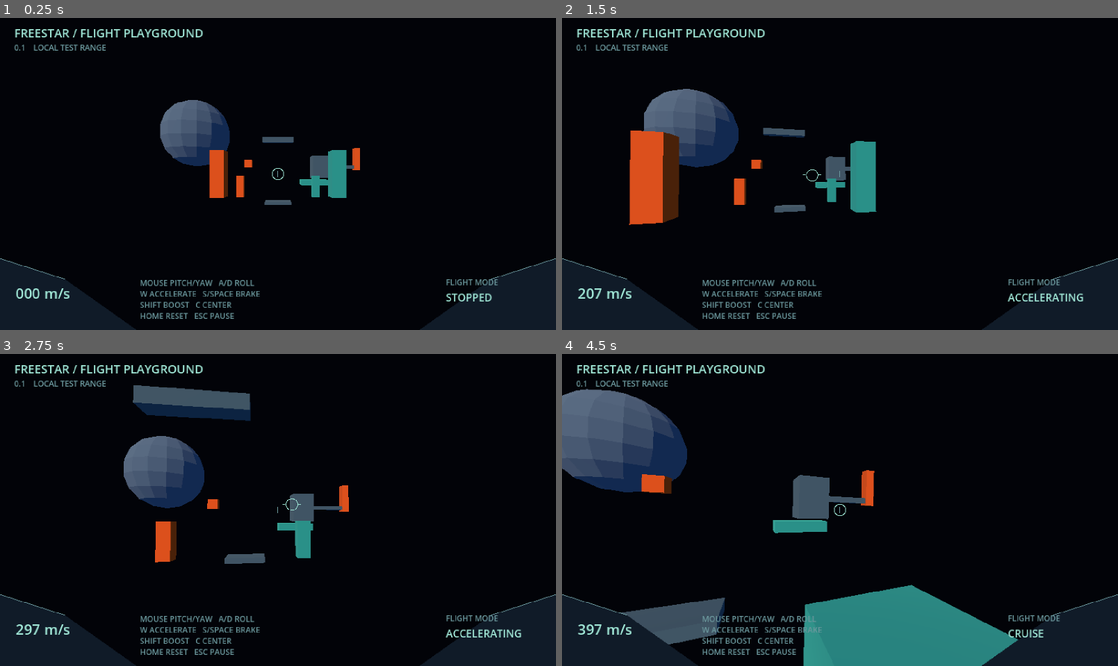
Above: before the commit, frames 1-4 (two rows, left to right).
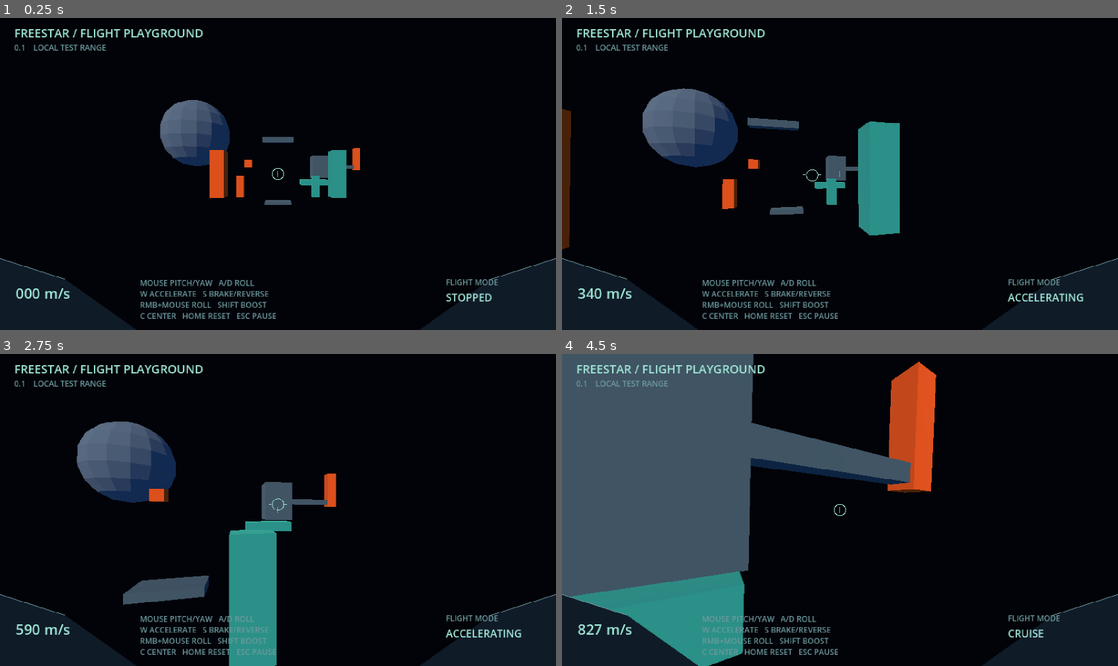
Above: after the commit, the same moments.

Repository: thokem74/FreeStar
Game: Godot game, scene res://scenes/test/FlightPlayground.tscn
Two runs of this game, one before a commit and one after it. Both use one fixed random seed, a clock stepped at 60 frames per second and the inputs below.
Inputs (mouse positions are in pixels of both pictures, inside the frame that each line leads up to):
- Up to frame 1 (0.25 s): no input
- Up to frame 2 (1.5 s): tap Enter at 0.5 s; move the mouse to (867, 174) at 0.52 s; hold Shift (boost) 0.53-1.28 s; hold W (accelerate) from 0.53 s (still down); tap Space at 0.77, 1.07 s; click (867, 174) at 0.8 s; move the mouse to (812, 174) at 1.27 s; click (812, 174) at 1.35 s
- Up to frame 3 (2.75 s): keep holding W (accelerate); tap Space at 1.52, 1.82, 2.3 s; right-click (250, 510) at 1.55 s; move the mouse to (289, 503) at 2.02 s; hold Right mouse button (mouse_roll, bound only after the commit) from 2.03 s (still down)
- Up to frame 4 (4.5 s): move the mouse to (834, 516) at 2.77 s; release Right mouse button (mouse_roll, bound only after the commit) at 2.78 s; tap Space at 2.85, 3.02, 3.32, 3.77, 4.07 s; tap Shift (boost) at 3.05 s; move the mouse to (878, 513) at 3.52 s; hold Shift (boost) 3.53-4.28 s; click (878, 513) at 3.8 s; tap Escape (pause_flight) at 4.15 s; move the mouse to (673, 463) at 4.27 s; release W (accelerate) at 4.28 s; hold A (roll_left) from 4.28 s (still down); tap C (center_steering) at 4.35 s; click (673, 463) at 4.42 s

The runs differ from the first frame. In frame 1, 0.7% of the frame differs, in the area x 25-50%, y 87-97%; in frame 2, 7.4%; in frame 3, 14%; in frame 4, 42%, in the area x 0-83%, y 0-100%.

Commit message:
s key reworked

Diff:
--- a/project.godot
+++ b/project.godot
@@ -36,9 +36,9 @@
 "deadzone": 0.2,
 "events": [Object(InputEventKey,"physical_keycode":87)]
 }
-brake={
+brake_reverse={
 "deadzone": 0.2,
-"events": [Object(InputEventKey,"physical_keycode":83), Object(InputEventKey,"physical_keycode":32)]
+"events": [Object(InputEventKey,"physical_keycode":83)]
 }
 boost={
 "deadzone": 0.2,
@@ -68,3 +68,7 @@
 "deadzone": 0.2,
 "events": [Object(InputEventMouseButton,"button_index":1)]
 }
+mouse_roll={
+"deadzone": 0.2,
+"events": [Object(InputEventMouseButton,"button_index":2)]
+}
--- a/scripts/flight/player_ship.gd
+++ b/scripts/flight/player_ship.gd
@@ -6,6 +6,8 @@
 @export var max_speed: float = 600.0
 @export var cruise_speed: float = 150.0
 @export var boost_speed: float = 1200.0
+@export var reverse_speed: float = 150.0
+@export var reverse_acceleration: float = 200.0
 @export var acceleration: float = 200.0
 @export var boost_acceleration: float = 400.0
 @export var deceleration: float = 300.0
@@ -19,13 +21,16 @@
 @export var turn_rate_degrees: float = 90.0
 @export var steering_response: float = 10.0
 
-enum FlightMode { STOPPED, CRUISE, ACCELERATING, BRAKING, BOOST }
+enum FlightMode { STOPPED, CRUISE, ACCELERATING, BRAKING, BOOST, REVERSING }
 
 var flight_mode: FlightMode = FlightMode.STOPPED
 var _cruise_active: bool = false
+var _stopping: bool = false
+var mouse_roll_active: bool = false
 var steering_offset: Vector2 = Vector2.ZERO
 var flight_paused: bool = false
 var current_speed: float = 0.0
+# Signed longitudinal speed: positive forward, negative reverse.
 var _forward_speed: float = 0.0
 # Local pitch, yaw and roll rates, in radians per second.
 var _angular_rate: Vector3 = Vector3.ZERO
@@ -45,6 +50,10 @@
 		if event.is_action_pressed("resume_flight"):
 			resume_flight()
 		return
+	_sync_mouse_roll()
+	if event.is_action_pressed("brake_reverse"):
+		_cruise_active = false
+		_stopping = true
 	if event.is_action_pressed("reset_flight"):
 		reset_flight()
 	if event.is_action_pressed("center_steering"):
@@ -60,11 +69,14 @@
 	steering_offset = Vector2.ZERO
 	_angular_rate = Vector3.ZERO
 	flight_paused = false
+	_sync_mouse_roll()
 	Input.mouse_mode = Input.MOUSE_MODE_CAPTURED
 
 func reset_flight() -> void:
 	global_transform = _spawn_transform
 	_cruise_active = false
+	_stopping = false
+	mouse_roll_active = Input.is_action_pressed("mouse_roll")
 	flight_mode = FlightMode.STOPPED
 	_forward_speed = 0.0
 	current_speed = 0.0
@@ -75,6 +87,7 @@
 func _physics_process(delta: float) -> void:
 	if flight_paused:
 		return
+	_sync_mouse_roll()
 	_update_rotation(delta)
 	_update_speed(delta)
 	# Local -Z is forward. Rebuilding velocity each tick removes lasting sideways
@@ -91,41 +104,58 @@
 			var normal: Vector3 = get_slide_collision(index).get_normal()
 			if unblocked_velocity.dot(normal) < 0.0:
 				unblocked_velocity = unblocked_velocity.slide(normal)
-		_forward_speed = clampf(unblocked_velocity.dot(-global_basis.z), 0.0, boost_speed)
+		_forward_speed = clampf(unblocked_velocity.dot(-global_basis.z), -reverse_speed, boost_speed)
 		if flight_mode == FlightMode.BRAKING and is_zero_approx(_forward_speed):
 			_cruise_active = false
 			flight_mode = FlightMode.STOPPED
 
 func _update_speed(delta: float) -> void:
-	var braking: bool = Input.is_action_pressed("brake")
+	var reversing: bool = Input.is_action_pressed("brake_reverse")
 	var boosting: bool = Input.is_action_pressed("boost")
 	var accelerating: bool = Input.is_action_pressed("accelerate")
 	var requested_speed: float = 0.0
 	var speeding_up: float = acceleration
-	# Braking overrides both acceleration inputs. Reaching zero latches a stop;
-	# releasing the brake early leaves cruise active. Only W/Shift reactivates it.
-	if braking:
+	if reversing:
+		_cruise_active = false
+		_stopping = true
+		requested_speed = -reverse_speed
+		speeding_up = reverse_acceleration
+		flight_mode = FlightMode.REVERSING
+	elif boosting or accelerating:
+		_stopping = false
+		_cruise_active = true
+		requested_speed = boost_speed if boosting else max_speed
+		speeding_up = boost_acceleration if boosting else acceleration
+		flight_mode = FlightMode.BOOST if boosting else FlightMode.ACCELERATING
+	elif _stopping:
 		flight_mode = FlightMode.BRAKING
-	elif boosting:
-		_cruise_active = true
-		requested_speed = boost_speed
-		speeding_up = boost_acceleration
-		flight_mode = FlightMode.BOOST
-	elif accelerating:
-		_cruise_active = true
-		requested_speed = max_speed
-		flight_mode = FlightMode.ACCELERATING
 	elif _cruise_active:
 		requested_speed = cruise_speed
 		flight_mode = FlightMode.CRUISE
 	else:
 		flight_mode = FlightMode.STOPPED
-	var slowing_down: float = brake_deceleration if braking else deceleration
-	var change_rate: float = speeding_up if requested_speed > _forward_speed else slowing_down
-	_forward_speed = move_toward(_forward_speed, requested_speed, change_rate * delta)
-	if braking and is_zero_approx(_forward_speed):
-		_cruise_active = false
+	# Direction changes consume a braking tick that can reach, but never cross,
+	# zero. Acceleration into the opposite direction starts on the next tick.
+	if requested_speed * _forward_speed < 0.0:
+		_forward_speed = move_toward(_forward_speed, 0.0, brake_deceleration * delta)
+		flight_mode = FlightMode.BRAKING
+	else:
+		var slowing_down: float = brake_deceleration if _stopping else deceleration
+		var change_rate: float = speeding_up if absf(requested_speed) > absf(_forward_speed) else slowing_down
+		_forward_speed = move_toward(_forward_speed, requested_speed, change_rate * delta)
+	if requested_speed == 0.0 and is_zero_approx(_forward_speed):
+		_stopping = false
 		flight_mode = FlightMode.STOPPED
+
+# Poll as well as syncing before mouse events: releases during lost focus must
+# not leave a latched modifier. Clear only the axes whose meaning changes.
+func _sync_mouse_roll() -> void:
+	var held: bool = Input.is_action_pressed("mouse_roll")
+	if held != mouse_roll_active:
+		mouse_roll_active = held
+		steering_offset.x = 0.0
+		_angular_rate.y = 0.0
+		_angular_rate.z = 0.0
 
 func get_flight_mode_label() -> String:
 	return FlightMode.keys()[flight_mode]
@@ -135,10 +165,12 @@
 	var strength: float = clampf((offset.length() - steering_dead_zone) / (1.0 - steering_dead_zone), 0.0, 1.0)
 	var mouse_request: Vector2 = offset.normalized() * strength
 	var pitch_sign: float = 1.0 if invert_pitch else -1.0
+	var mouse_roll: float = mouse_request.x if mouse_roll_active else 0.0
+	var roll_request: float = clampf(Input.get_axis("roll_left", "roll_right") + mouse_roll, -1.0, 1.0)
 	var desired_rate := Vector3(
 		mouse_request.y * pitch_sign * deg_to_rad(turn_rate_degrees),
-		-mouse_request.x * deg_to_rad(turn_rate_degrees),
-		-Input.get_axis("roll_left", "roll_right") * deg_to_rad(roll_rate_degrees)
+		0.0 if mouse_roll_active else -mouse_request.x * deg_to_rad(turn_rate_degrees),
+		-roll_request * deg_to_rad(roll_rate_degrees)
 	)
 	# Integrate the smoothed rate over this tick instead of applying its end value
 	# to the entire tick. This keeps combined turning consistent at different rates.
--- a/scripts/ui/flight_hud.gd
+++ b/scripts/ui/flight_hud.gd
@@ -35,9 +35,9 @@
 	_text(Vector2(685, 411), "FLIGHT MODE", 12, MUTED)
 	_text(Vector2(685, 436), player.get_flight_mode_label(), 16, INK)
 	_text(Vector2(215, 412), "MOUSE PITCH/YAW   A/D ROLL", 12, MUTED)
-	_text(Vector2(215, 429), "W ACCELERATE   S/SPACE BRAKE", 12, MUTED)
-	_text(Vector2(215, 446), "SHIFT BOOST   C CENTER", 12, MUTED)
-	_text(Vector2(215, 463), "HOME RESET   ESC PAUSE", 12, MUTED)
+	_text(Vector2(215, 429), "W ACCELERATE   S BRAKE/REVERSE", 12, MUTED)
+	_text(Vector2(215, 446), "RMB+MOUSE ROLL   SHIFT BOOST", 12, MUTED)
+	_text(Vector2(215, 463), "C CENTER   HOME RESET   ESC PAUSE", 12, MUTED)
 	if player.flight_paused:
 		draw_rect(Rect2(0, 0, 854, 480), Color(0.015, 0.025, 0.045, 0.8))
 		_text(Vector2(345, 222), "FLIGHT PAUSED", 22, INK)
--- a/tests/flight_test.gd
+++ b/tests/flight_test.gd
@@ -21,7 +21,7 @@
 
 func _run() -> void:
 	var bindings: Dictionary = {
-		"accelerate": [KEY_W], "brake": [KEY_S, KEY_SPACE], "boost": [KEY_SHIFT],
+		"accelerate": [KEY_W], "brake_reverse": [KEY_S], "boost": [KEY_SHIFT],
 		"roll_left": [KEY_A], "roll_right": [KEY_D], "center_steering": [KEY_C],
 		"reset_flight": [KEY_HOME], "pause_flight": [KEY_ESCAPE],
 	}
@@ -34,6 +34,12 @@
 			_check(InputMap.event_is_action(key, action), "Binding " + action)
 	for removed: String in ["throttle_up", "throttle_down", "stop_ship", "yaw_left", "yaw_right", "thrust_left", "thrust_right", "thrust_up", "thrust_down"]:
 		_check(not InputMap.has_action(removed), "Removed action: " + removed)
+	var space := InputEventKey.new()
+	space.physical_keycode = KEY_SPACE
+	_check(not InputMap.event_is_action(space, "brake_reverse"), "Space unbound")
+	var right_mouse := InputEventMouseButton.new()
+	right_mouse.button_index = MOUSE_BUTTON_RIGHT
+	_check(InputMap.event_is_action(right_mouse, "mouse_roll"), "RMB modifier binding")
 	var world := Node3D.new()
 	root.add_child(world)
 	player = load("res://scenes/player/PlayerShip.tscn").instantiate()
@@ -49,16 +55,16 @@
 	await _ticks(100)
 	_mode(PlayerShip.FlightMode.CRUISE)
 	_check(absf(player.current_speed - 150.0) < 0.1, "Release W returns to cruise")
-	Input.action_press("brake")
+	Input.action_press("brake_reverse")
 	await _ticks(5)
 	_mode(PlayerShip.FlightMode.BRAKING)
-	Input.action_release("brake")
-	await _ticks(30)
-	_mode(PlayerShip.FlightMode.CRUISE)
-	_check(absf(player.current_speed - 150.0) < 0.1, "Early brake release resumes cruise")
-	Input.action_press("brake")
-	await _ticks(30)
-	Input.action_release("brake")
+	Input.action_release("brake_reverse")
+	await _ticks(30)
+	_mode(PlayerShip.FlightMode.STOPPED)
+	_check(player.current_speed == 0.0, "Brief S tap completes stop")
+	Input.action_press("brake_reverse")
+	await _ticks(30)
+	Input.action_release("brake_reverse")
 	await _ticks(10)
 	_mode(PlayerShip.FlightMode.STOPPED)
 	_check(player.current_speed == 0.0, "Brake latches stationary state")
@@ -80,19 +86,19 @@
 	await _ticks(215)
 	_mode(PlayerShip.FlightMode.CRUISE)
 	_check(absf(player.current_speed - 150.0) < 0.1, "Release boost returns to cruise")
-	Input.action_press("brake")
-	Input.action_press("accelerate")
-	Input.action_press("boost")
-	await _ticks(30)
-	_mode(PlayerShip.FlightMode.STOPPED)
-	_check(player.current_speed == 0.0, "Brake overrides acceleration and boost")
-	Input.action_release("accelerate")
-	Input.action_release("boost")
-	Input.action_release("brake")
-	Input.action_press("accelerate")
-	await _ticks(10)
-	Input.action_release("accelerate")
-	_check(player.current_speed > 0.0, "W restarts stopped flight")
+	Input.action_press("brake_reverse")
+	Input.action_press("accelerate")
+	Input.action_press("boost")
+	await _ticks(30)
+	_mode(PlayerShip.FlightMode.REVERSING)
+	_check(player._forward_speed < 0.0, "S overrides W and Shift, then reverses")
+	Input.action_release("accelerate")
+	Input.action_release("boost")
+	Input.action_release("brake_reverse")
+	Input.action_press("accelerate")
+	await _ticks(30)
+	Input.action_release("accelerate")
+	_check(player._forward_speed > 0.0, "W restarts stopped flight")
 	player.pause_flight()
 	var paused_transform: Transform3D = player.global_transform
 	await _ticks(10)
@@ -137,6 +143,45 @@
 	_check(player.steering_offset == Vector2.ZERO, "Center steering")
 	await _ticks(60)
 	_check(player._angular_rate.length() < 0.001, "Rotation settles after centering")
+
+	# Modifier changes must not reinterpret existing yaw as roll (or vice versa).
+	player.reset_flight()
+	player.steering_offset = Vector2(100, -40)
+	Input.action_press("mouse_roll")
+	await _ticks(1)
+	_check(player.mouse_roll_active and player.steering_offset.x == 0.0 and player.steering_offset.y == -40.0, "RMB clears horizontal only")
+	player.steering_offset = Vector2(160, 0)
+	Input.action_press("roll_right")
+	await _ticks(20)
+	_check(player.basis.x.y < 0.0 and absf(player._angular_rate.z) <= deg_to_rad(player.roll_rate_degrees), "Mouse roll combines with A/D within cap")
+	Input.action_release("roll_right")
+	player.pause_flight()
+	Input.action_release("mouse_roll")
+	player.resume_flight()
+	_check(not player.mouse_roll_active and player.steering_offset == Vector2.ZERO and player._angular_rate == Vector3.ZERO, "Release during pause clears modifier")
+	player.reset_flight()
+	Input.action_press("brake_reverse")
+	await _ticks(60)
+	_mode(PlayerShip.FlightMode.REVERSING)
+	_check(absf(player._forward_speed + 150.0) < 0.1 and player.position.z > 0.0, "Reverse speed and direction")
+	Input.action_release("brake_reverse")
+	await _ticks(20)
+	_mode(PlayerShip.FlightMode.STOPPED)
+	_check(player.current_speed == 0.0, "Reverse release stops without cruise")
+	# Test explicit zero crossing from boost and back into forward flight.
+	player._forward_speed = 1200.0
+	Input.action_press("brake_reverse")
+	var reached_zero: bool = false
+	for tick in 150:
+		await _ticks(1)
+		if player._forward_speed == 0.0:
+			reached_zero = true
+	_check(reached_zero and player._forward_speed < 0.0, "Boost to reverse passes through exact zero")
+	Input.action_release("brake_reverse")
+	Input.action_press("boost")
+	await _ticks(60)
+	_check(player._forward_speed > 0.0, "Shift cancels reverse stopping and drives forward")
+	Input.action_release("boost")
 
 	var wall := StaticBody3D.new()
 	wall.position.z = -500.0
@@ -160,6 +205,19 @@
 				_check(player.current_speed < 1.0 and player._forward_speed < 1.0, "Blocked speed and stored movement remain zero")
 			else:
 				_check(player.position.x > 500.0, "Angled contact slides")
+	wall.position.z = 100.0
+	await _ticks(2)
+	for angle: float in [0.0, PI / 4.0]:
+		player.reset_flight()
+		player.rotate_y(angle)
+		Input.action_press("brake_reverse")
+		await _ticks(130)
+		Input.action_release("brake_reverse")
+		_check(player.position.z < 97.2, "Reverse collision blocks")
+		if angle == 0.0:
+			_check(player.current_speed < 1.0 and absf(player._forward_speed) < 1.0, "Reverse contact stores no blocked speed")
+		else:
+			_check(player.position.x > 100.0, "Reverse angled contact slides")
 	wall.queue_free()
 	await _ticks(2)
 	var reference_position := Vector3.ZERO
Not shown, changed: AGENTS.md
Not shown, changed: README.md
